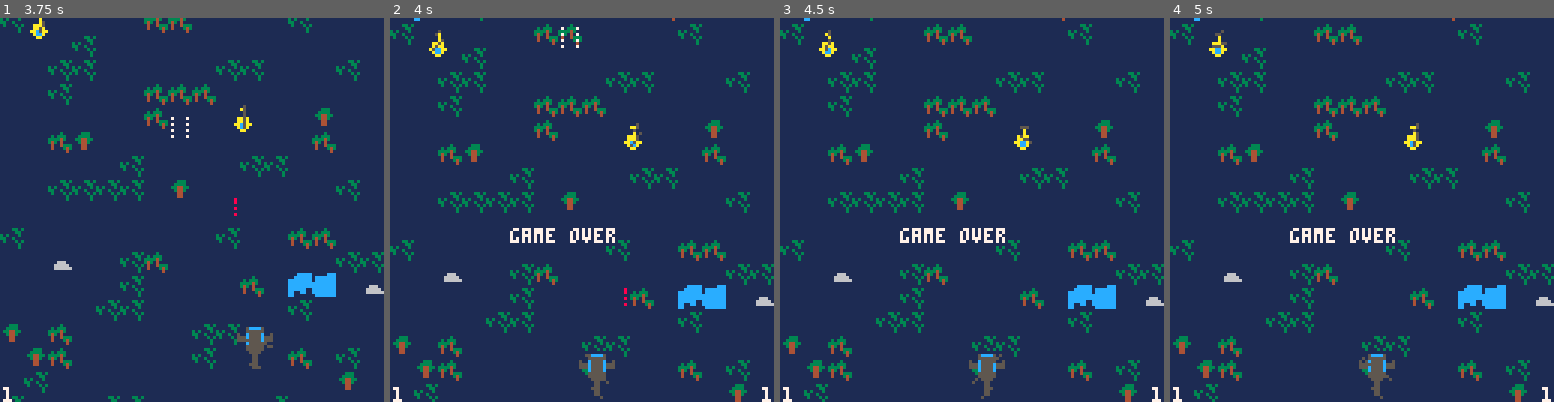
Above: before the commit, frames 1-4 (left to right).
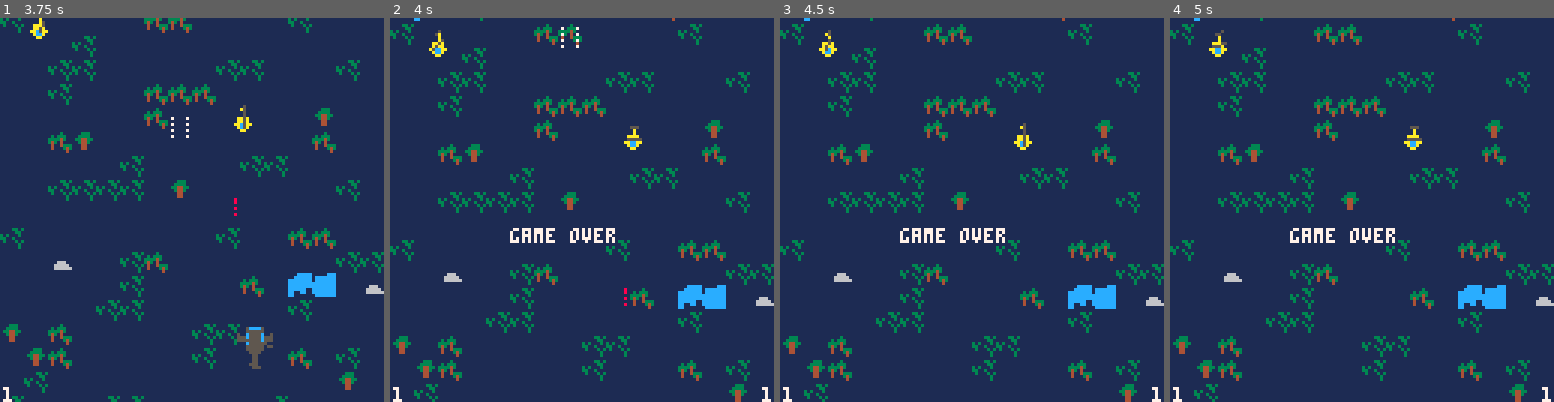
Above: after the commit, the same moments.

Repository: zeenix/pico-8
Game: PICO-8 cartridge airwolf/airwolf.p8
Two runs of this game, one before a commit and one after it. Both use one fixed random seed, a clock stepped at 60 frames per second and the inputs below.
Inputs:
- Up to frame 1 (3.75 s): tap O (Z key) at 0.33, 0.7, 1.43, 2.22, 3.1 s; tap X (X key) at 1.07, 2.07, 2.4, 2.73, 3.07, 3.4, 3.73 s; hold Left 1.97-2.37 s; hold Down 2.42-2.82 s; hold Right 2.87-3.53 s; hold Up from 3.58 s (still down)
- Up to frame 2 (4 s): keep holding Up; tap O (Z key) at 3.98 s
- Up to frame 3 (4.5 s): tap X (X key) at 4.07, 4.4 s; release Up at 4.08 s; hold Right from 4.13 s (still down)
- Up to frame 4 (5 s): release Right at 4.53 s; hold Down from 4.58 s (still down); tap X (X key) at 4.73 s; tap O (Z key) at 4.87 s

Frame 1 is identical in both runs. In frame 2, 0.6% of the frame differs, in the area x 49-66%, y 27-100%; in frame 3, 0.6%; in frame 4, 0.6%.

Commit message:
Remove airwolf on destruction

Diff:
--- a/airwolf/entities.lua
+++ b/airwolf/entities.lua
@@ -41,3 +41,5 @@
 function Entities:add_bullet(bullet) add(self.entities, bullet) end
 
 function Entities:airwolf() return self.entities[1] end
+
+function Entities:remove_airwolf() deli(self.entities, 1) end
--- a/airwolf/main.lua
+++ b/airwolf/main.lua
@@ -54,6 +54,7 @@
 
 function game_over()
     scene = "game-over"
+    entities:remove_airwolf()
     music(-1)
     smap:stop_scroll()
     got = time() -- Game over time.
--- a/airwolf/the_lady.lua
+++ b/airwolf/the_lady.lua
@@ -59,8 +59,6 @@
 
 function TheLady:hit()
     sfx(1)
-    self.entity.x = 63
-    self.entity.y = 111
 
     -- TODO: Should be able to take a few hits before game over.
     game_over()
